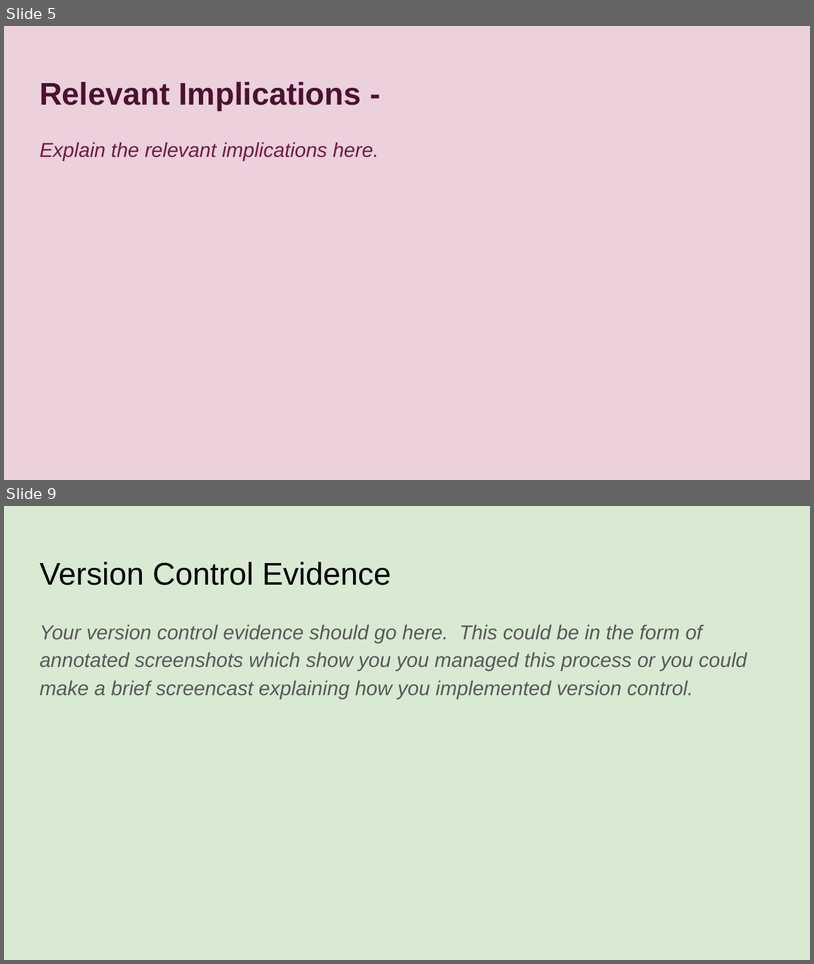
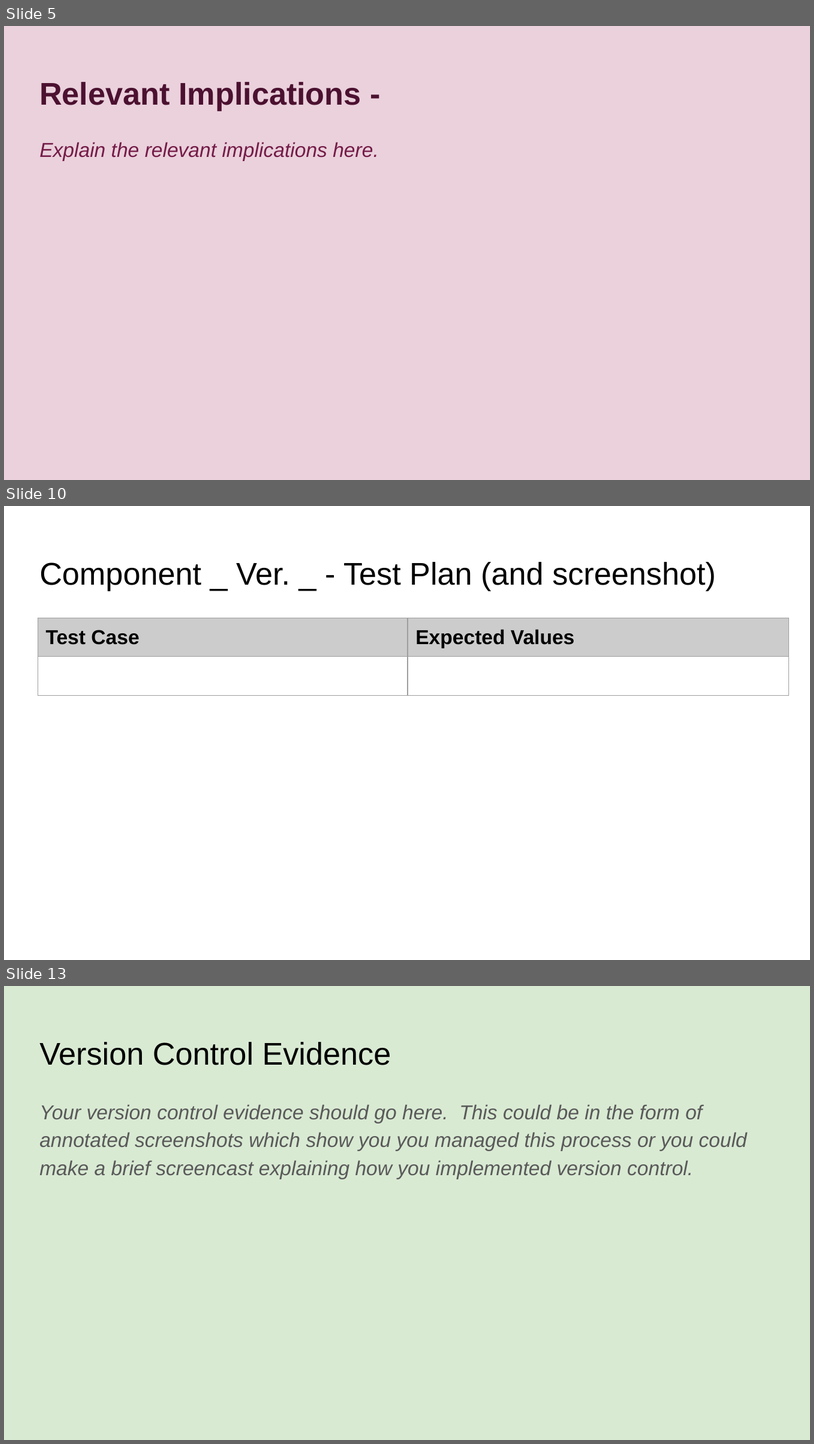
Before and after one commit to sinedotwav-e/pizzabot, a slide deck: pizzapowerpoint.pptx. Shown one above the other, each under a label of ours: slides 5 and 9 before the commit, slides 5, 10 and 13 after it; the slides between them are not shown. The pictures are 814x964 and 814x1444 pixels, drawn with LibreOffice and Linux fonts; fonts in the diff are those of the drawing. Boxes give left, top, right and bottom in pixels: in the first picture for what was removed or moved away, otherwise in the second. Text is boxed around its words. In the diff, an @@ line names an element or a change of style, - is before the commit and + after.

```diff
--- a/pizzapowerpoint.pptx
+++ b/pizzapowerpoint.pptx
@@ slide 10 added at box(4, 506, 810, 960), background #FFFFFF @@
@@ title added at box(39, 562, 716, 591), 28 pt, text #000000 @@
+Component _ Ver. _ - Test Plan (and screenshot)
@@ table added at box(38, 618, 789, 699), 2 rows, 2 columns @@
+Test Case | Expected Values
+ | 
@@ what was slide 9 is now slide 13 @@
```
Also in this commit, not shown: 4 slides changed, 3 other slides added, 5 other files.
